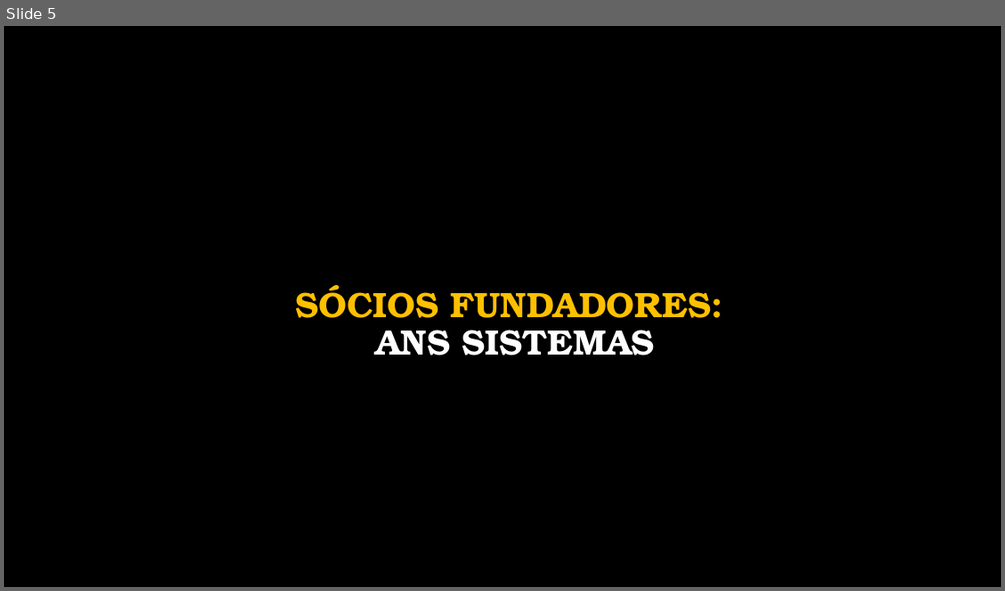
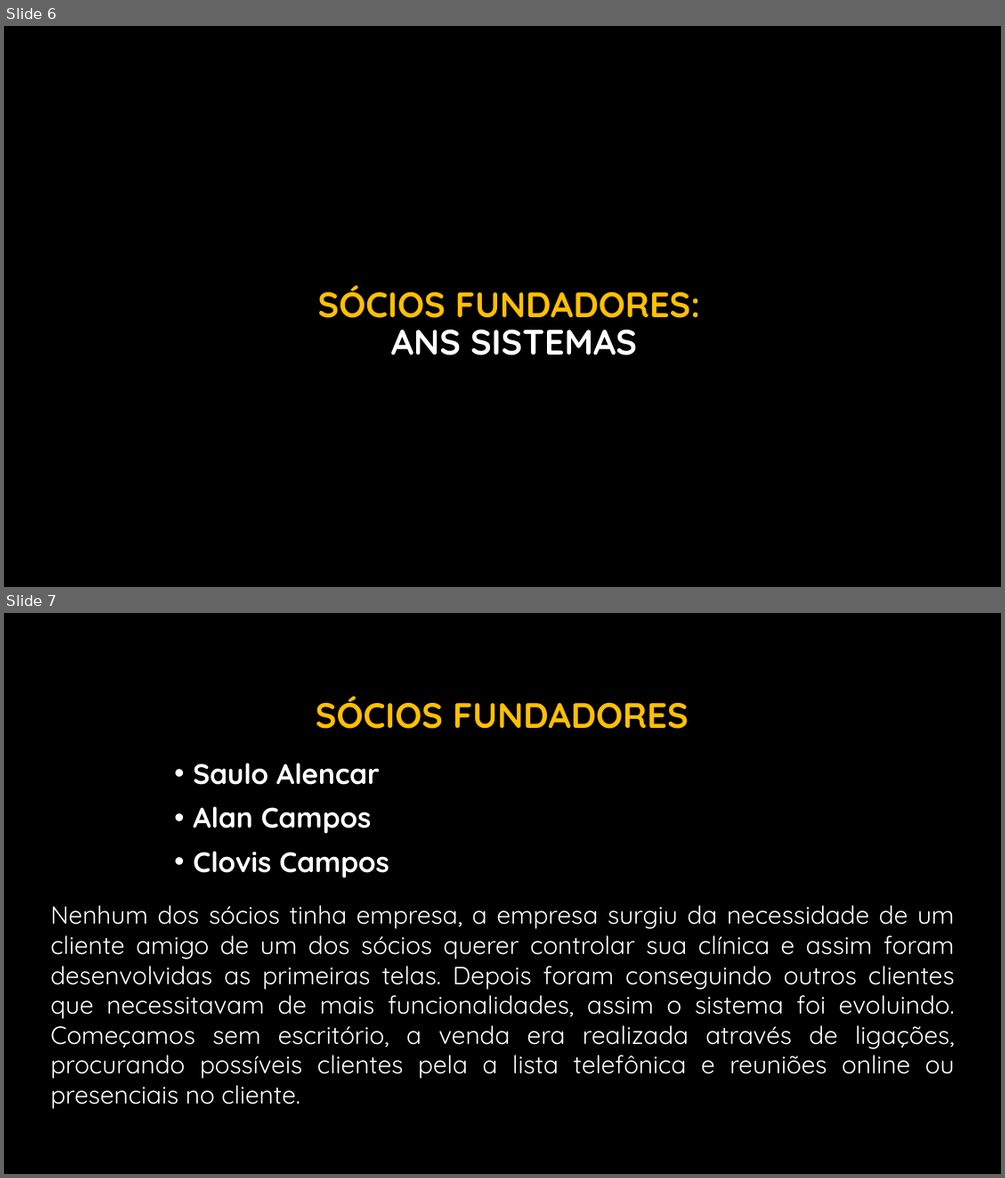
Before and after one commit to BrunoFelix/Restoran, a slide deck: Docs/Apresentação ANS Sistemas (Fundamentos da Gestao).pptx. Shown one above the other, each under a label of ours: slide 5 before the commit, slides 6 and 7 after it. The pictures are 1005x591 and 1005x1178 pixels, drawn with LibreOffice and Linux fonts; fonts in the diff are those of the drawing; background and template pictures are left out. Boxes give left, top, right and bottom in pixels: in the first picture for what was removed or moved away, otherwise in the second. Text is boxed around its words. In the diff, an @@ line names an element or a change of style, - is before the commit and + after.

```diff
--- a/Docs/Apresentação ANS Sistemas (Fundamentos da Gestao).pptx
+++ b/Docs/Apresentação ANS Sistemas (Fundamentos da Gestao).pptx
@@ slide 7 added at box(4, 613, 1001, 1174), background picture (left out) @@
@@ title added at box(316, 696, 688, 729), 34 pt, text #FFC000, bold @@
+SÓCIOS FUNDADORES
@@ text added at box(193, 763, 389, 878), 27.2 pt, text #FFFFFF, bold @@
+• Saulo Alencar
+• Alan Campos
+• Clovis Campos
@@ text added at box(50, 905, 955, 1109), 24 pt, text #FFFFFF @@
+Nenhum dos sócios tinha empresa, a empresa surgiu da necessidade de um cliente amigo de um dos sócios querer controlar sua clínica e assim foram desenvolvidas as primeiras telas. Depois foram conseguindo outros clientes que necessitavam de mais funcionalidades, assim o sistema foi evoluindo. Começamos sem escritório, a venda era realizada através de ligações, procurando possíveis clientes pela a lista telefônica e reuniões online ou presenciais no cliente.
@@ what was slide 5 is now slide 6 @@
@@ slide 6 changed as well @@
@@ title "SÓCIOS FUNDADORES: ANS SISTEMAS" at box(318, 285, 700, 355): font TeX Gyre Bonum to Quicksand @@
```
Also in this commit, not shown: 20 other slides changed, 7 other slides added, 3 slides removed.
